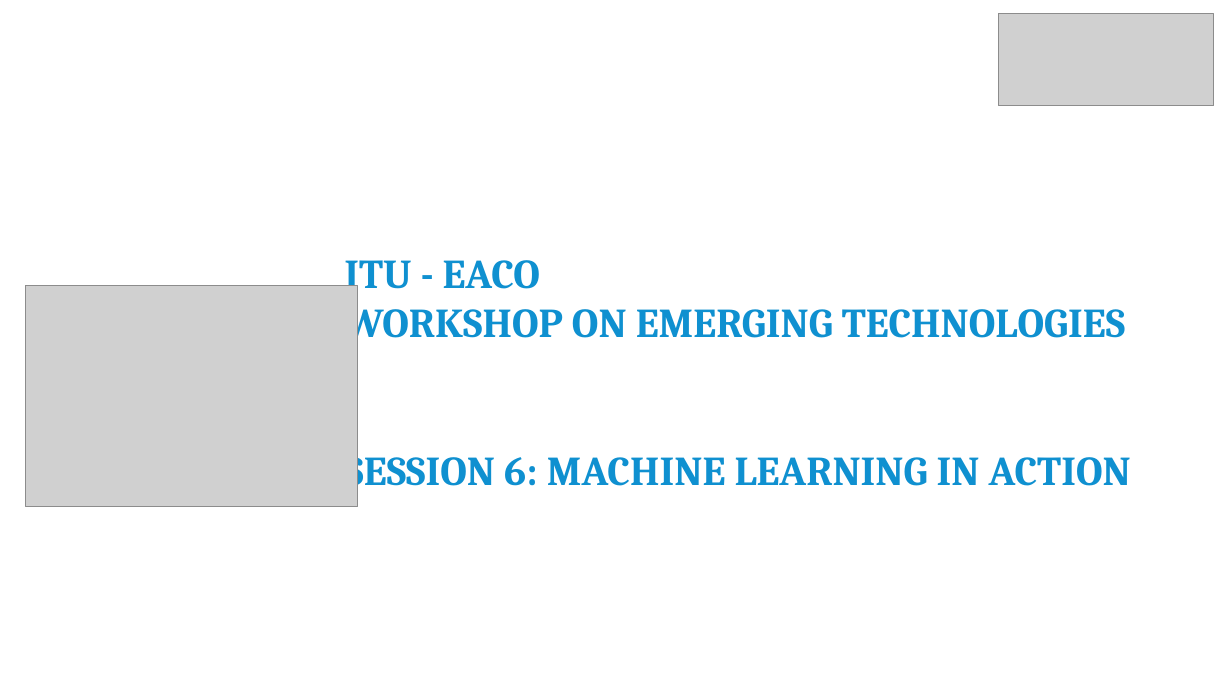
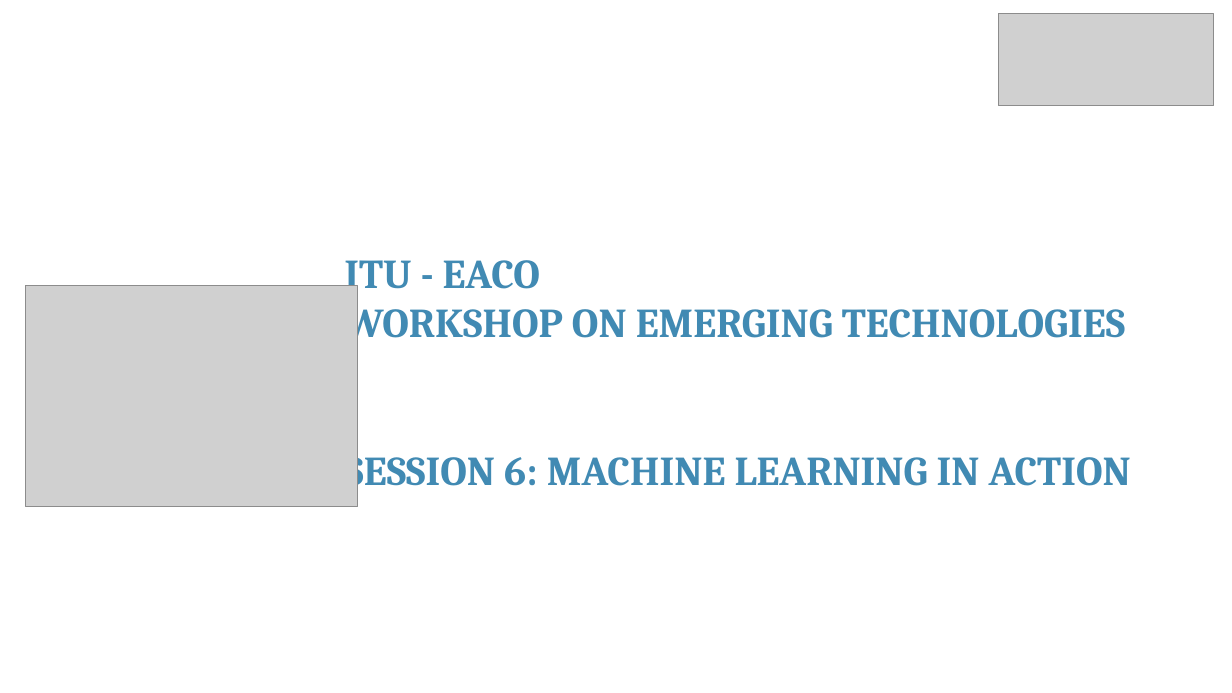
Before and after one commit to franckalbinet/itu-eaco-zanzibar-12-2018, a slide deck: slide 1 of presentations/session-10-machine-learning-in-action.pptx. Drawn at 1232x693 pixels with LibreOffice and Linux fonts; fonts in the diff are those of the drawing; grey boxes stand for pictures; background and template pictures are left out. Boxes give left, top, right and bottom in pixels: in the first picture for what was removed or moved away, otherwise in the second. Text is boxed around its words. In the diff, an @@ line names an element or a change of style, - is before the commit and + after.

```diff
--- a/presentations/session-10-machine-learning-in-action.pptx
+++ b/presentations/session-10-machine-learning-in-action.pptx
@@ text "ITU - EACO" at box(344, 260, 1131, 494): text colour #0F90D0 to #418AB3 @@
```
Also in this commit, not shown: 1 other slide changed, 1 slide added, 1 slide removed, 13 other files.
